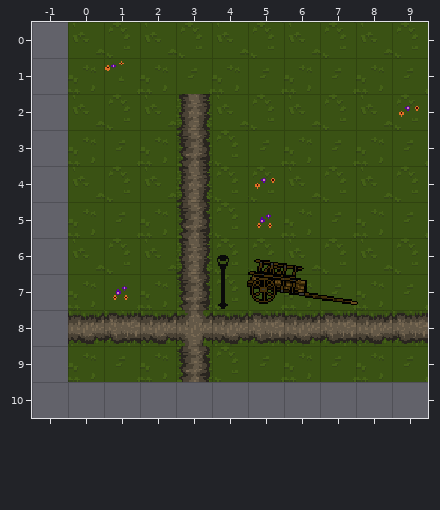
Tiled map -- core/assets/prototypeMap.tmx. The first picture shows the starting point.
Cells are 24x24 px. Shown: x -1..9, y 0..10.
And afterwards:
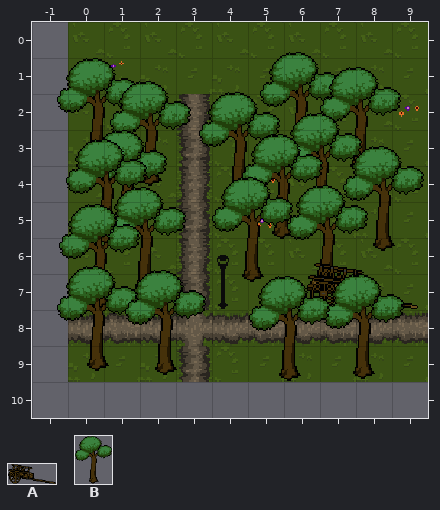
Key: from "forest_tileset": A 7 "cart_missing_pull_handle", B 38 "tree0".
Objects are placed by their top-left corner, in cells (3,4 is the top-left corner of cell 3,4); size is 1x1 cell unless given.
Difference:
Layer "Static Entities":
changed: A "cart_missing_pull_handle" at 5,6.6 size 3.1x1.3 -> A "cart_missing_pull_handle" at 6.6,6.7 size 3.1x1.3
added: B "tree0" at 5.3,0.8 size 2.2x3
added: B "tree0" at -0.3,1 size 2.2x3
added: B "tree0" at 7,1.2 size 2.2x3
added: B "tree0" at 1.2,1.6 size 2.2x3
added: B "tree0" at 3.6,1.9 size 2.2x3
added: B "tree0" at 5.9,2.5 size 2.2x3
added: B "tree0" at 0.5,3 size 2.2x3
added: B "tree0" at 4.8,3.1 size 2.2x3
added: B "tree0" at 0,3.3 size 2.2x3
added: B "tree0" at 7.6,3.4 size 2.2x3
added: B "tree0" at 4,4.3 size 2.2x3
added: B "tree0" at 6.1,4.5 size 2.2x3
added: B "tree0" at 1,4.6 size 2.2x3
added: B "tree0" at -0.2,5 size 2.2x3
added: B "tree0" at -0.3,6.8 size 2.2x3
added: B "tree0" at 1.6,6.9 size 2.2x3
added: B "tree0" at 7.1,7 size 2.2x3
added: B "tree0" at 5,7.1 size 2.2x3
